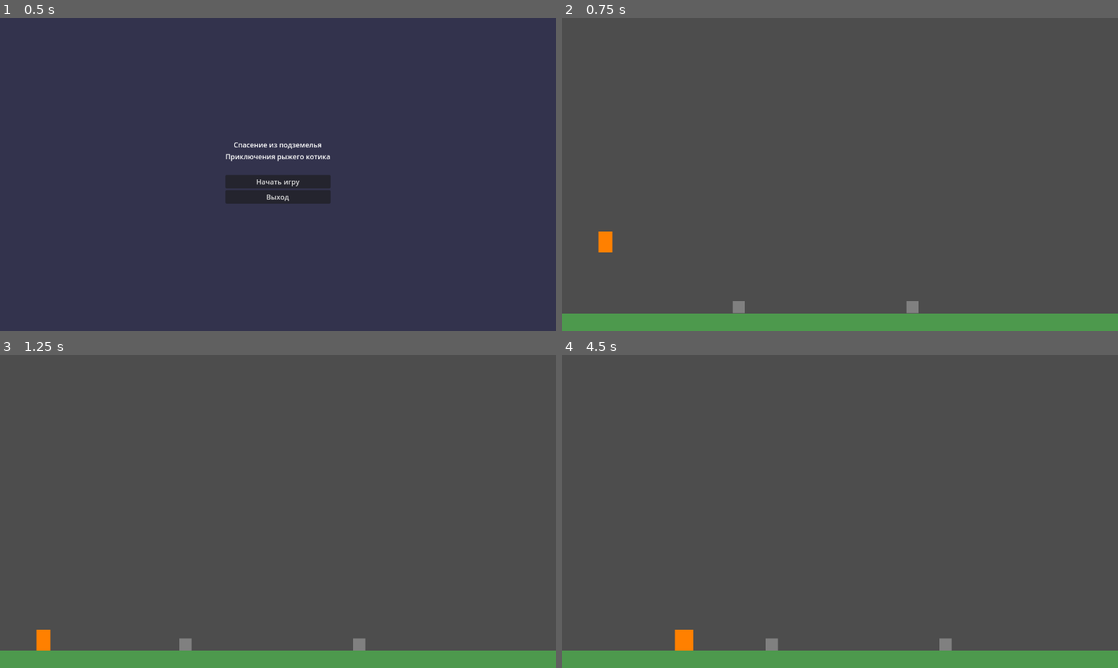
Above: before the commit, frames 1-4 (two rows, left to right).
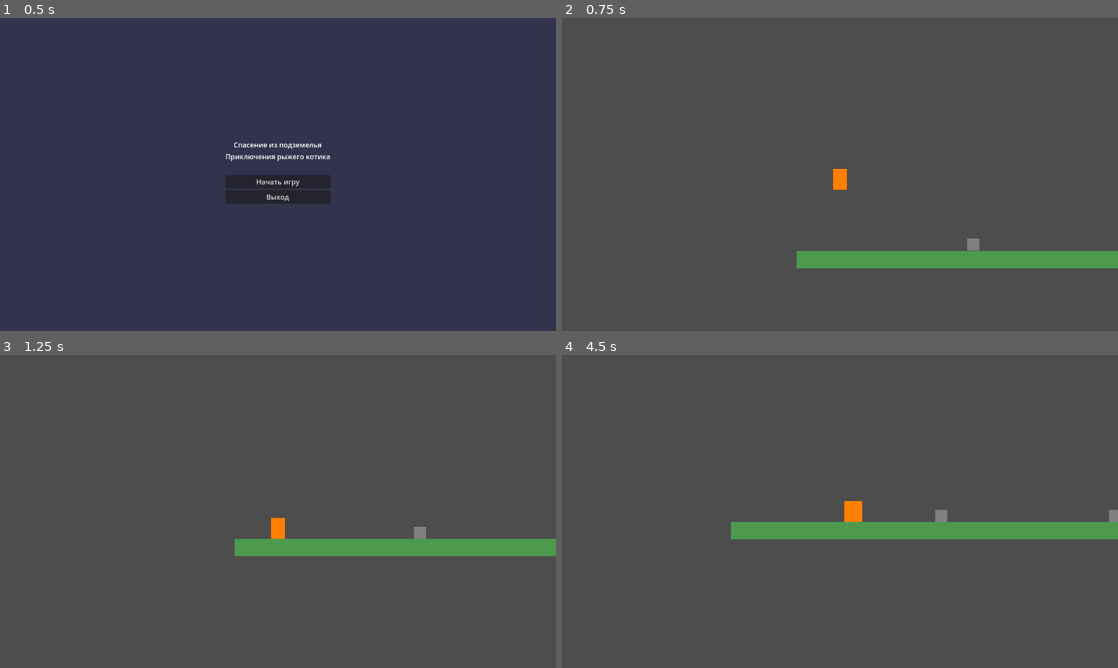
Above: after the commit, the same moments.

Repository: SBC69/test-repo123
Game: Godot game, scene res://scenes/MainMenu.tscn
The game is run twice, just before and just after one commit, with the same random seed, the same clock (stepped at 60 frames per second) and the same inputs.
Inputs:
- Up to frame 1 (0.5 s): no input
- Up to frame 2 (0.75 s): click "Начать игру" at 0.5 s
- Up to frame 3 (1.25 s): no input
- Up to frame 4 (4.5 s): hold D (move_right) 1.28-2.78 s; tap F (attack) every 0.75 s from 1.35 to 4.35 s; tap Space (jump) at 1.52, 2.27, 3.77 s; hold A (move_left) 2.78-3.53 s; hold D (move_right) from 3.53 s (still down)

Frame 1 is identical in both runs. In frame 2, 9.4% of the frame differs, in the area x 0-100%, y 48-100%; in frame 3, 9.4%; in frame 4, 10%, in the area x 0-100%, y 46-100%.

Commit message:
Добавлен узел Camera2D в сцену Player для слежения за персонажем

Diff:
--- a/scenes/Player.tscn
+++ b/scenes/Player.tscn
@@ -1,6 +1,7 @@
-[gd_scene load_steps=3 format=3 uid="uid://player001"]
+[gd_scene load_steps=4 format=3 uid="uid://player001"]
 
 [ext_resource type="Script" path="res://scripts/Player.gd" id="1"]
+[ext_resource type="Script" path="res://scripts/PlayerCamera.gd" id="2"]
 
 [sub_resource type="RectangleShape2D" id="RectangleShape2D_1"]
 size = Vector2(32, 48)
@@ -25,3 +26,8 @@
 [node name="AttackCollision" type="CollisionShape2D" parent="AttackArea"]
 position = Vector2(20, 0)
 shape = SubResource("RectangleShape2D_1")
+
+[node name="Camera2D" type="Camera2D" parent="."]
+position_smoothing_enabled = true
+position_smoothing_speed = 5.0
+script = ExtResource("2")
